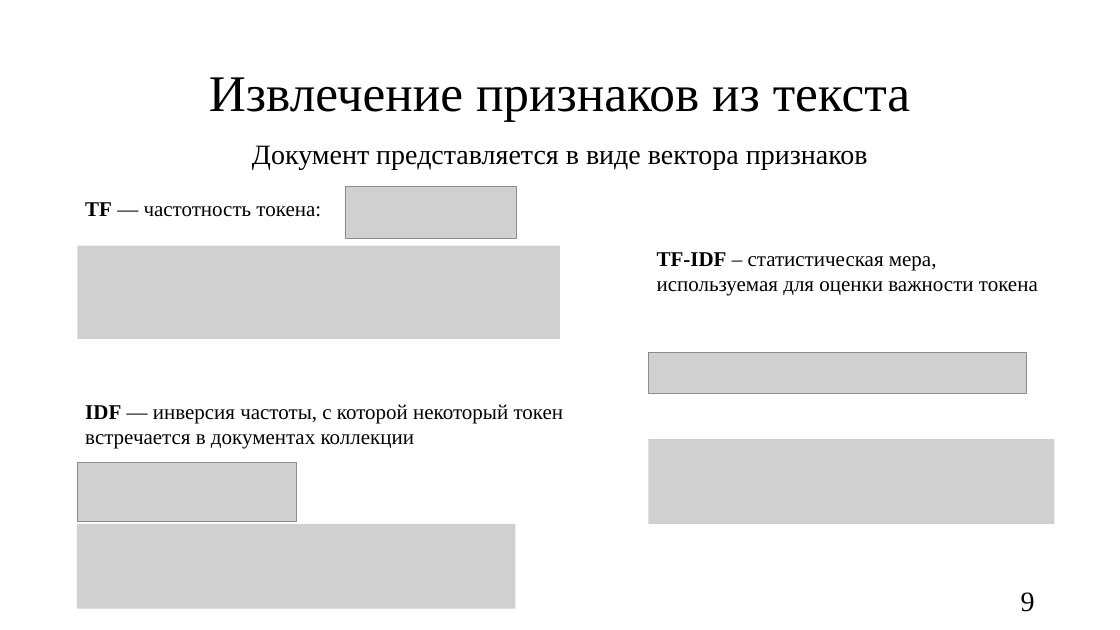
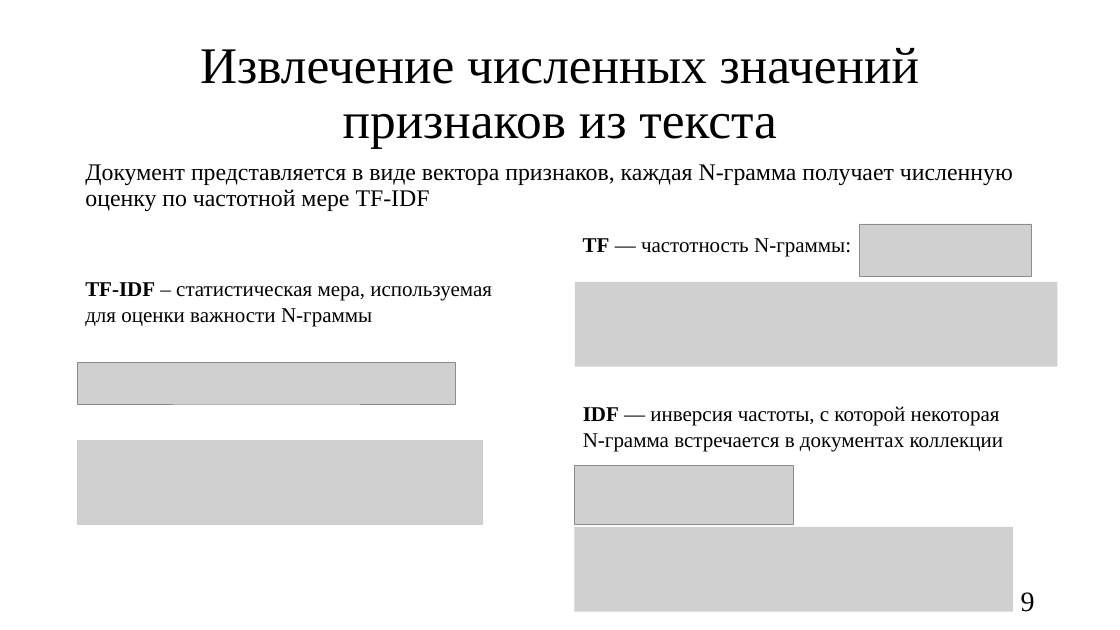
Before and after one commit to oljakon/bachelor-degree, a slide deck: slide 9 of РПЗ/презентация_Кондрашова.pptx. Drawn at 1120x630 pixels with LibreOffice and Linux fonts; fonts in the diff are those of the drawing; grey boxes stand for pictures. Boxes give left, top, right and bottom in pixels: in the first picture for what was removed or moved away, otherwise in the second. Text is boxed around its words. In the diff, an @@ line names an element or a change of style, - is before the commit and + after.

```diff
--- a/РПЗ/презентация_Кондрашова.pptx
+++ b/РПЗ/презентация_Кондрашова.pptx
@@ title at <box>200,48,919,149</box>: text changed @@
-Извлечение признаков из текста
+Извлечение численных значений признаков из текста
@@ text at <box>85,164,1013,211</box>: text changed; size 24 to 20.4 pt @@
-Документ представляется в виде вектора признаков
+Документ представляется в виде вектора признаков, каждая N-грамма получает численную оценку по частотной мере TF-IDF
@@ text at <box>583,238,851,257</box>: text changed @@
-TF — частотность токена:
+TF — частотность N-граммы:
@@ picture: place and size @@
-picture at <box>345,187,517,239</box>
+picture at <box>860,224,1031,277</box>
@@ picture removed at <box>77,246,560,339</box> @@
@@ text at <box>85,282,492,326</box>: text changed @@
-TF-IDF – статистическая мера, используемая для оценки важности токена
+TF-IDF – статистическая мера, используемая для оценки важности N-граммы
@@ picture added at <box>575,282,1058,367</box> @@
@@ picture: place and size @@
-picture at <box>649,353,1027,394</box>
+picture at <box>77,363,455,404</box>
@@ text at <box>583,406,1004,451</box>: text changed @@
-IDF — инверсия частоты, с которой некоторый токен встречается в документах коллекции
+IDF — инверсия частоты, с которой некоторая N-грамма встречается в документах коллекции
@@ picture added at <box>77,440,483,525</box> @@
@@ picture removed at <box>649,439,1054,524</box> @@
@@ picture: place and size @@
-picture at <box>77,463,297,521</box>
+picture at <box>575,465,794,523</box>
@@ picture removed at <box>77,524,516,609</box> @@
@@ picture added at <box>575,527,1013,612</box> @@
```
Also in this commit, not shown: 11 other slides changed, 7 other files.
